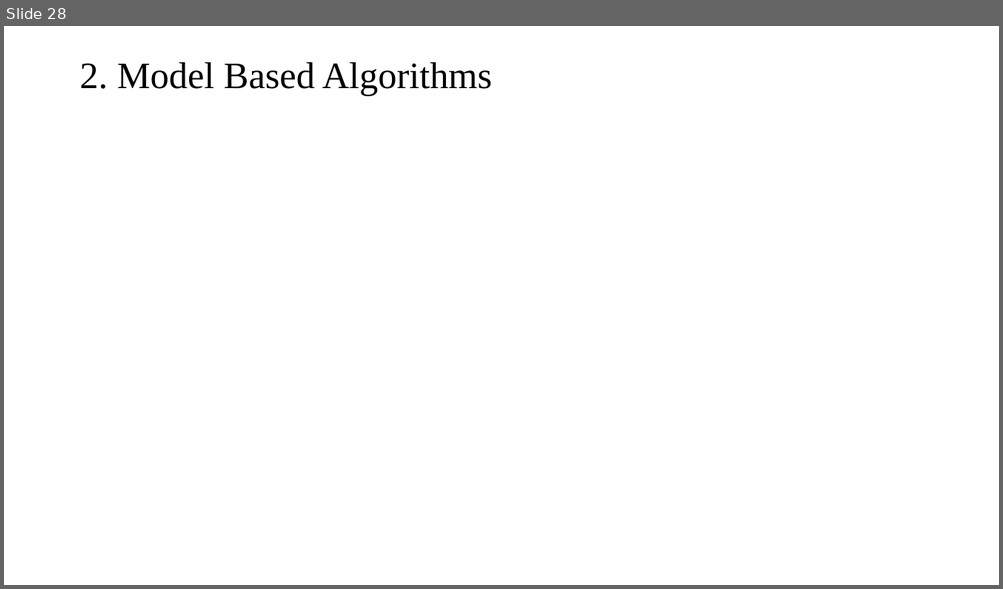
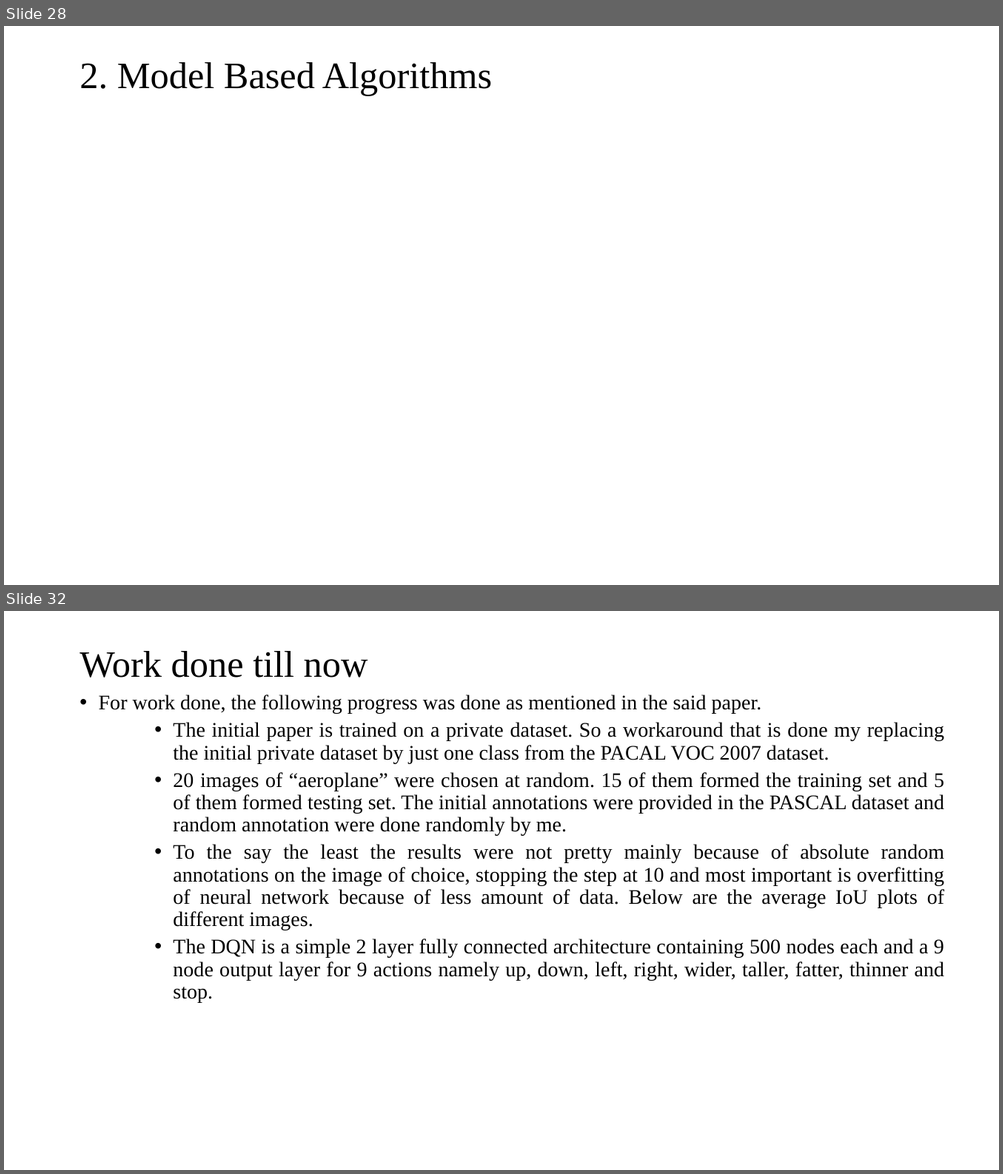
Before and after one commit to mlnewbie1996/Dissertation-MTech, a slide deck: Phase_I/Dissertation_Phase1.pptx. Shown one above the other, each under a label of ours: slide 28 before the commit, slides 28 and 32 after it; the slides between them are not shown. The pictures are 1003x589 and 1003x1174 pixels, drawn with LibreOffice and Linux fonts; fonts in the diff are those of the drawing; grey boxes stand for pictures. Boxes give left, top, right and bottom in pixels: in the first picture for what was removed or moved away, otherwise in the second. Text is boxed around its words. In the diff, an @@ line names an element or a change of style, - is before the commit and + after.

```diff
--- a/Phase_I/Dissertation_Phase1.pptx
+++ b/Phase_I/Dissertation_Phase1.pptx
@@ slide 32 added at <box>4,611,999,1170</box>, background #FFFFFF @@
@@ title added at <box>79,651,368,678</box>, 36 pt, text #000000 @@
+Work done till now
@@ text added at <box>99,695,945,1002</box>, 20 pt, text #000000 @@
+• For work done, the following progress was done as mentioned in the said paper.
+    • The initial paper is trained on a private dataset. So a workaround that is done my replacing the initial private dataset by just one class from the PACAL VOC 2007 dataset.
+    • 20 images of “aeroplane” were chosen at random. 15 of them formed the training set and 5 of them formed testing set. The initial annotations were provided in the PASCAL dataset and random annotation were done randomly by me.
+    • To the say the least the results were not pretty mainly because of absolute random annotations on the image of choice, stopping the step at 10 and most important is overfitting of neural network because of less amount of data. Below are the average IoU plots of different images.
+    • The DQN is a simple 2 layer fully connected architecture containing 500 nodes each and a 9 node output layer for 9 actions namely up, down, left, right, wider, taller, fatter, thinner and stop.
```
Also in this commit, not shown: 1 slide changed, 8 other slides added, 3 slides removed, 9 other files.
